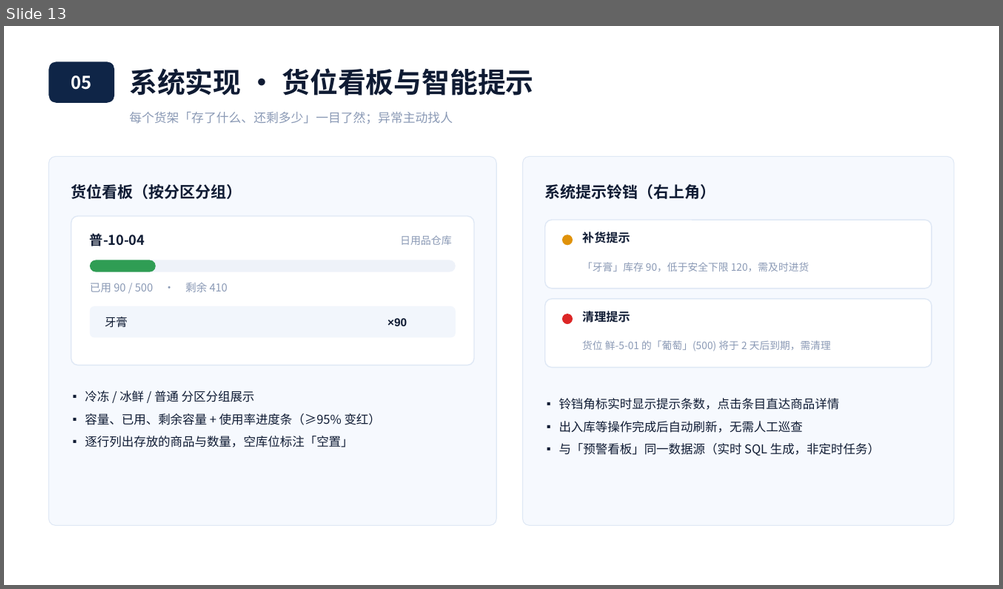
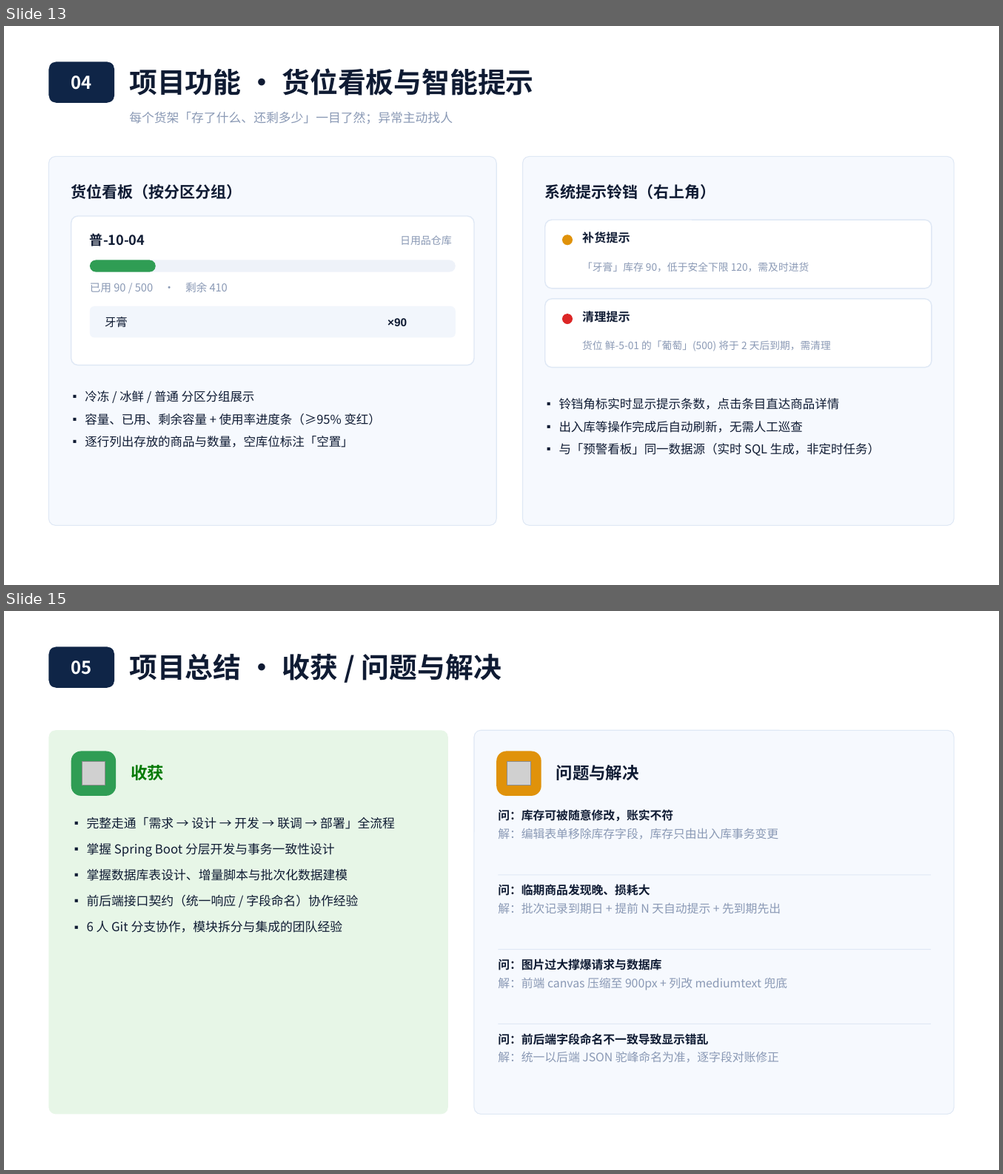
Before and after one commit to bal483836-ctrl/Warehouse_MS, a slide deck: 小明智库-答辩汇报.pptx. Shown one above the other, each under a label of ours: slide 13 before the commit, slides 13 and 15 after it; the slides between them are not shown. The pictures are 1003x589 and 1003x1174 pixels, drawn with LibreOffice and Linux fonts; fonts in the diff are those of the drawing; grey boxes stand for pictures. Boxes give left, top, right and bottom in pixels: in the first picture for what was removed or moved away, otherwise in the second. Text is boxed around its words. In the diff, an @@ line names an element or a change of style, - is before the commit and + after.

```diff
--- a/小明智库-答辩汇报.pptx
+++ b/小明智库-答辩汇报.pptx
@@ slide 15 added at [4,611,999,1170], background #FFFFFF @@
@@ rounded rectangle added at [48,647,114,688], fill #0F2547 @@
@@ text added at [129,654,501,681], 27 pt, text #0F1B33, bold @@
+项目总结 · 收获 / 问题与解决
@@ text added at [71,661,92,675], 17 pt, text #FFFFFF, bold @@
+05
@@ rounded rectangle added at [48,730,448,1115], fill #E7F6E7 @@
@@ rounded rectangle added at [474,730,954,1115], fill #F6F9FE, outline #DFE8F5 0.75 pt @@
@@ rounded rectangle added at [71,752,116,796], fill #2F9D54 @@
@@ picture added at [82,762,105,785] @@
@@ text added at [131,765,164,780], 16 pt, text #067A06, bold @@
+收获
@@ rounded rectangle added at [496,752,541,796], fill #E0920A @@
@@ picture added at [507,762,530,785] @@
@@ text added at [556,765,639,780], 16 pt, text #0F1B33, bold @@
+问题与解决
@@ text added at [498,809,778,840], 11.3 pt, text #8A99B5 @@
+问：库存可被随意修改，账实不符
+解：编辑表单移除库存字段，库存只由出入库事务变更
@@ text added at [87,817,395,933], 12 pt, text #0F1B33 @@
+▪ 完整走通「需求 → 设计 → 开发 → 联调 → 部署」全流程
+▪ 掌握 Spring Boot 分层开发与事务一致性设计
+▪ 掌握数据库表设计、增量脚本与批次化数据建模
+▪ 前后端接口契约（统一响应 / 字段命名）协作经验
+▪ 6 人 Git 分支协作，模块拆分与集成的团队经验
@@ line added from (498, 875) to (930, 875), #DFE8F5 0.75 pt @@
@@ text added at [498,884,780,914], 11.3 pt, text #8A99B5 @@
+问：临期商品发现晚、损耗大
+解：批次记录到期日 + 提前 N 天自动提示 + 先到期先出
@@ line added from (498, 950) to (930, 950), #DFE8F5 0.75 pt @@
@@ text added at [498,959,788,991], 11.3 pt, text #8A99B5 @@
+问：图片过大撑爆请求与数据库
+解：前端 canvas 压缩至 900px + 列改 mediumtext 兜底
@@ line added from (498, 1025) to (930, 1025), #DFE8F5 0.75 pt @@
@@ text added at [498,1034,779,1063], 11.3 pt, text #8A99B5 @@
+问：前后端字段命名不一致导致显示错乱
+解：统一以后端 JSON 驼峰命名为准，逐字段对账修正
@@ slide 13 changed as well @@
@@ text at [129,68,533,96]: text changed @@
-系统实现 · 货位看板与智能提示
+项目功能 · 货位看板与智能提示
@@ text at [71,76,92,90]: text changed @@
-05
+04
```
Also in this commit, not shown: 13 other slides changed, 2 other slides added, 3 slides removed.
